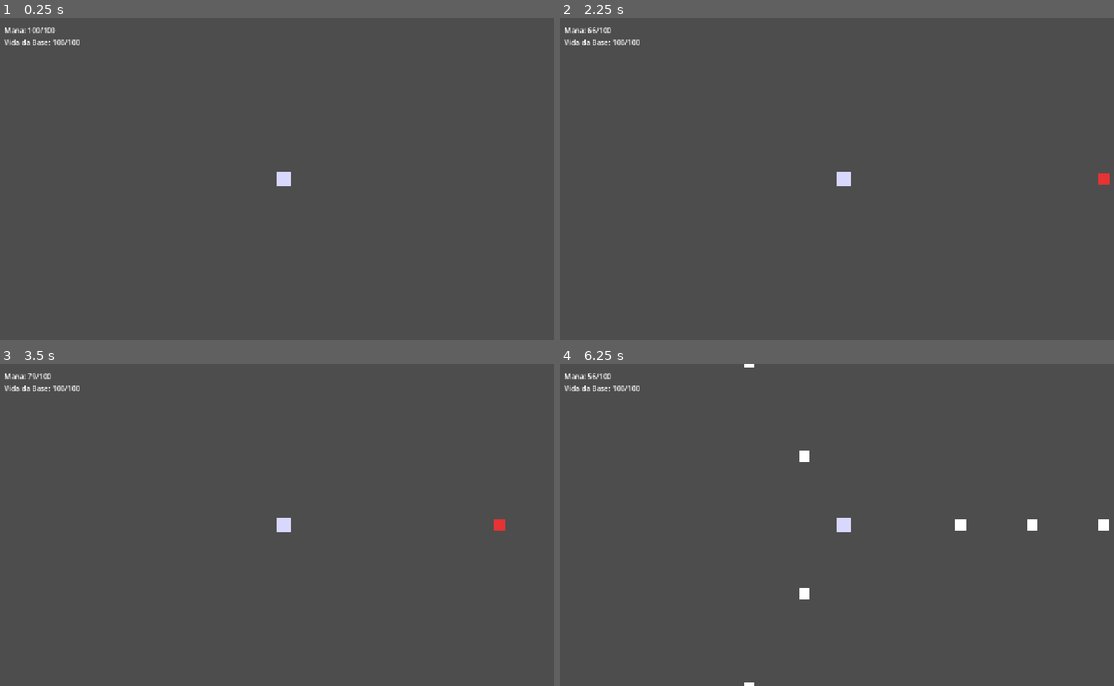
Above: before the commit, frames 1-4 (two rows, left to right).
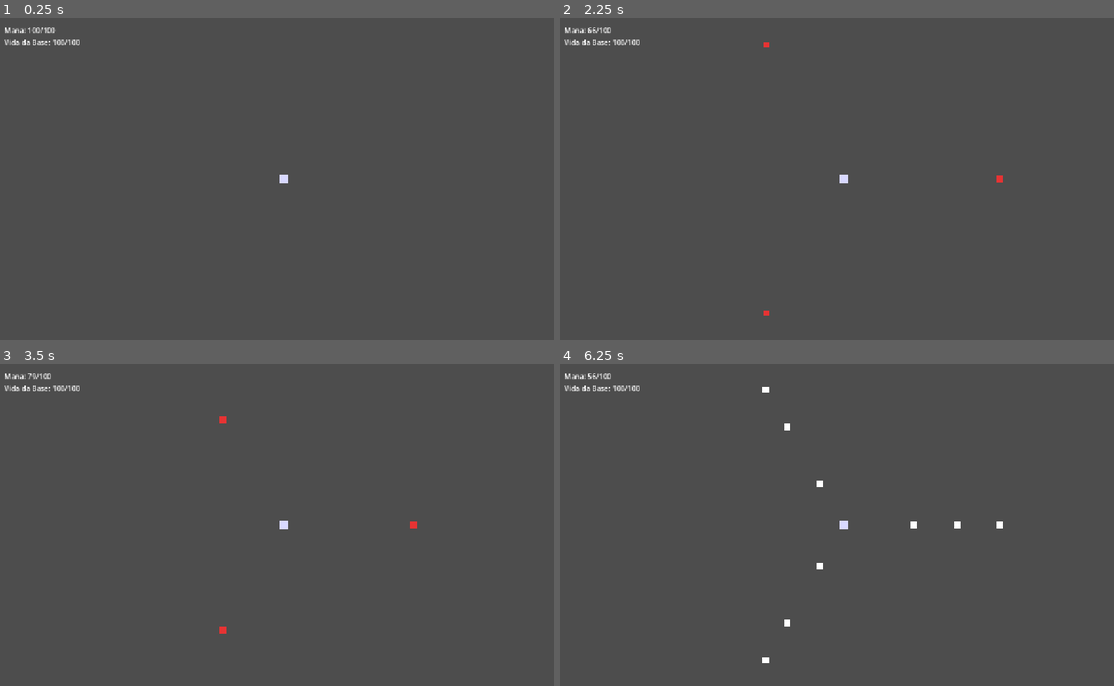
Above: after the commit, the same moments.

Repository: caua-developer/pixie-defense
Game: Godot game, scene res://scenes/main.tscn
Two runs of this game, one before a commit and one after it. Both use one fixed random seed, a clock stepped at 60 frames per second and the inputs below.
Inputs (mouse positions are in pixels of both pictures, inside the frame that each line leads up to):
- Up to frame 1 (0.25 s): no input
- Up to frame 2 (2.25 s): tap Enter at 0.5, 2 s; move the mouse to (969, 162) at 0.52 s; press the mouse at (969, 162) at 0.53 s; tap Space at 1.25 s; move the mouse to (731, 195) at 1.27 s; release the mouse at (731, 195) at 1.28 s; click (731, 195) at 1.35 s; move the mouse to (903, 108) at 2.02 s; press the mouse at (903, 108) at 2.03 s
- Up to frame 3 (3.5 s): move the mouse to (254, 589) at 2.77 s; release the mouse at (254, 589) at 2.78 s; click (254, 589) at 2.85 s
- Up to frame 4 (6.25 s): move the mouse to (1014, 573) at 3.52 s; press the mouse at (1014, 573) at 3.53 s; move the mouse to (670, 476) at 4.27 s; release the mouse at (670, 476) at 4.28 s; click (670, 476) at 4.35 s; move the mouse to (870, 525) at 5.02 s; press the mouse at (870, 525) at 5.03 s; move the mouse to (759, 444) at 5.77 s; release the mouse at (759, 444) at 5.78 s; click (759, 444) at 5.85 s

The runs differ from the first frame. In frame 1, less than 0.1% of the frame differs, in the area x 49-53%, y 47-53%; in frame 2, 0.2%; in frame 3, 0.2%; in frame 4, 0.6%, in the area x 33-100%, y 0-100%.

Commit message:
feat: ajusta camera para radial de 3 lanes e conclui fase 2
Co-Authored-By: Claude Sonnet 5 <noreply@anthropic.com>

Diff:
--- a/scenes/main.tscn
+++ b/scenes/main.tscn
@@ -11,6 +11,7 @@
 script = ExtResource("main_script")
 
 [node name="Camera2D" type="Camera2D" parent="." unique_id=495020440]
+zoom = Vector2(0.6, 0.6)
 
 [node name="Mago" type="Node2D" parent="." unique_id=2029505939]
 script = ExtResource("mago_script")
Not shown, changed: docs/roadmap.md
